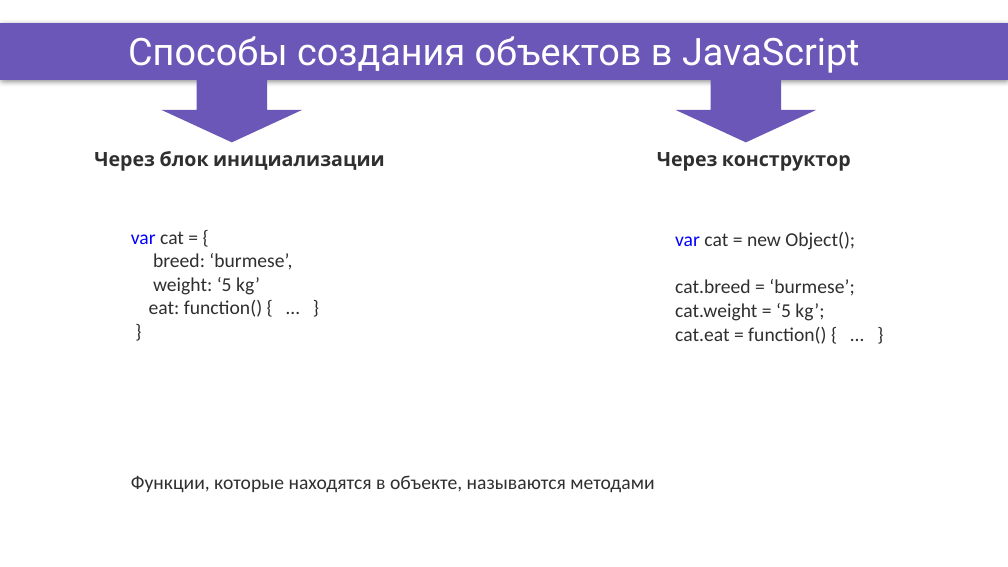
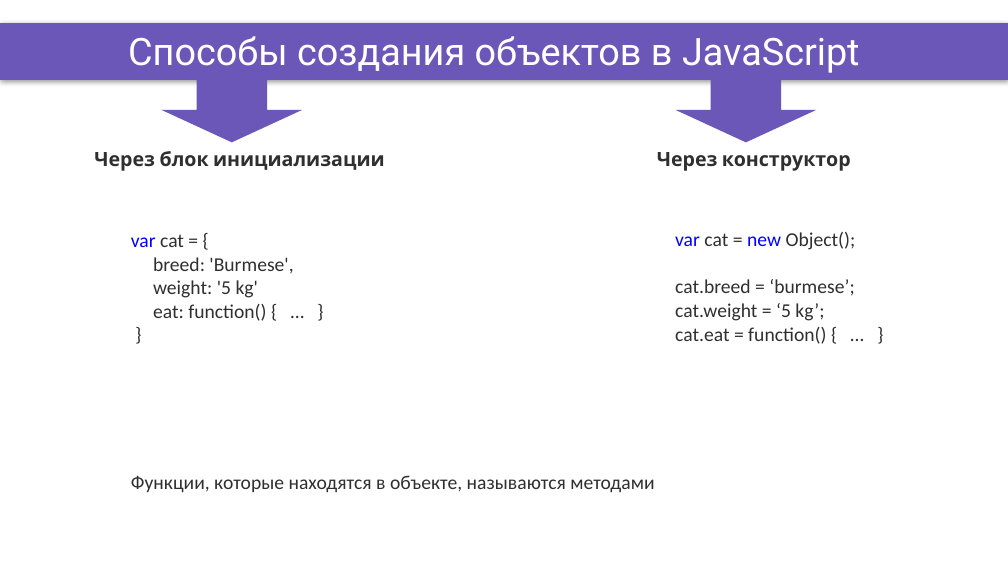
Before and after one commit to DinamickaDevelopment/ignite, a slide deck: slide 6 of JS/001_lesson/Presentation/Object+Array.pptx (slide 4 before the commit). Drawn at 1008x567 pixels with LibreOffice and Linux fonts; fonts in the diff are those of the drawing; background and template pictures are left out. Boxes give left, top, right and bottom in pixels: in the first picture for what was removed or moved away, otherwise in the second. Text is boxed around its words. In the diff, an @@ line names an element or a change of style, - is before the commit and + after.

```diff
--- a/JS/001_lesson/Presentation/Object+Array.pptx
+++ b/JS/001_lesson/Presentation/Object+Array.pptx
@@ text at (x1=675, y1=232, x2=856, y2=250): text colour #2F2F2F to #0000FF in "new" @@
@@ text at (x1=153, y1=257, x2=293, y2=298): text changed @@
-breed: ‘burmese’,
-weight: ‘5 kg’
+breed: 'Burmese',
+weight: '5 kg'
```
Also in this commit, not shown: 11 other files.
